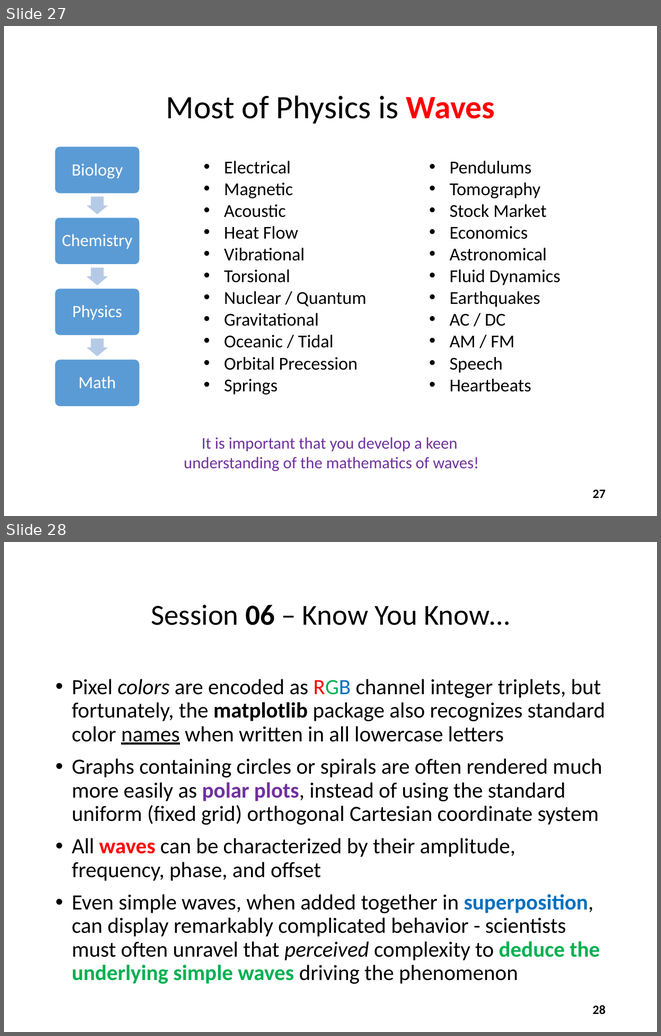
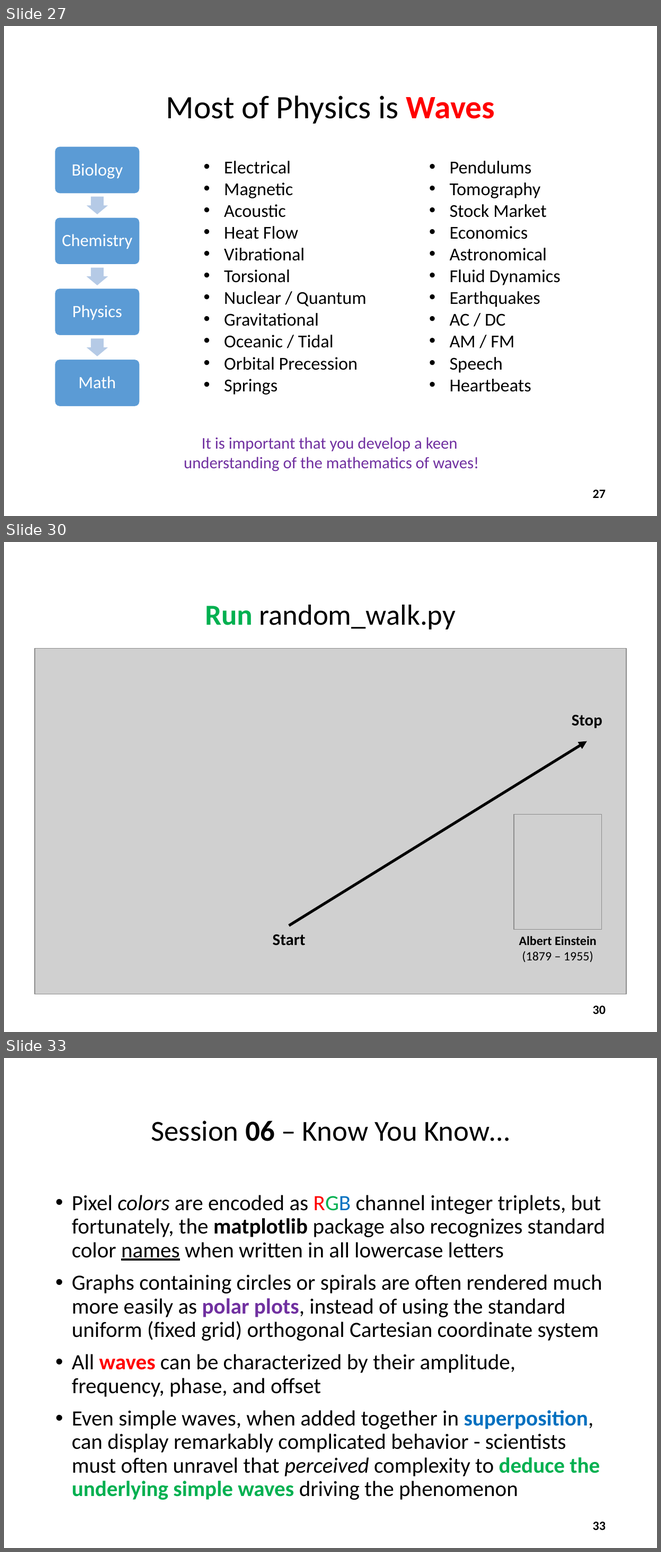
Before and after one commit to dbiersach/scicomp101, a slide deck: Session 06 - Polar Coordinates/Session 06 - Polar Coordinates.pptx. Shown one above the other, each under a label of ours: slides 27 and 28 before the commit, slides 27, 30 and 33 after it; the slides between them are not shown. The pictures are 661x1036 and 661x1552 pixels, drawn with LibreOffice and Linux fonts; fonts in the diff are those of the drawing; grey boxes stand for pictures. Boxes give left, top, right and bottom in pixels: in the first picture for what was removed or moved away, otherwise in the second. Text is boxed around its words. In the diff, an @@ line names an element or a change of style, - is before the commit and + after.

Commit message:
Add random walk

```diff
--- a/Session 06 - Polar Coordinates/Session 06 - Polar Coordinates.pptx
+++ b/Session 06 - Polar Coordinates/Session 06 - Polar Coordinates.pptx
@@ slide 30 added at <box>4,542,657,1032</box>, background #FFFFFF @@
@@ title added at <box>205,605,456,629</box>, 32 pt, text #000000 @@
+Run random_walk.py
@@ picture added at <box>35,649,626,994</box> @@
@@ picture added at <box>72,669,272,696</box> @@
@@ text added at <box>572,715,602,728</box>, 18 pt, text #000000, bold @@
+Stop
@@ arrow added from (289, 925) to (587, 741), #000000 3 pt @@
@@ picture added at <box>514,814,601,929</box> @@
@@ text added at <box>273,934,306,945</box>, 18 pt, text #000000, bold @@
+Start
@@ text added at <box>519,936,597,962</box>, 14 pt, text #000000, bold @@
+Albert Einstein
+(1879 – 1955)
@@ page number added at <box>593,1005,606,1014</box>, 14 pt, text #000000, bold @@
+30
@@ what was slide 28 is now slide 33 @@
@@ page number at <box>593,1521,606,1530</box>: text changed @@
-28
+33
```
Also in this commit, not shown: 4 other slides added, 2 other files.
